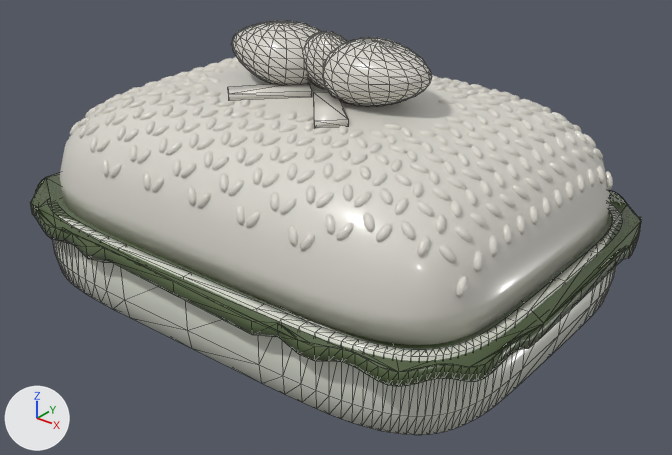
An edit to the glTF model dist/case-study/model/soap-stand-procedural.glb, drawn before and after from the same camera.
Camera for both pictures: a 50 mm lens placed at (0.1292, -0.1585, 0.1133), pointed at (0.0056, -0.004, 0.0175). Arrows for +X, +Y and +Z are at lower left; the lights stay in place. The first picture is the older version. Mesh edges are drawn as thin lines on the coarser meshes. Where no turn or scale is listed for an object, it has been applied to the vertices.

In view in the first picture: 'BaseBand', 'BaseTray', 'LidBow', 'LidGrains', 'LidShell'.
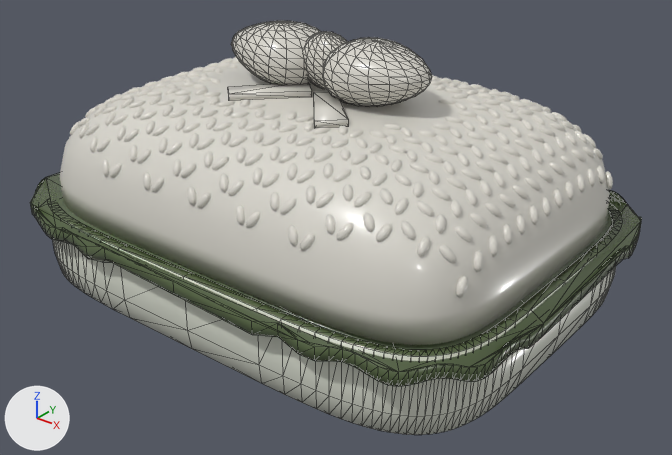
Commit message: fix: give the base cavity its own dark-green material

The change, as a list of edits to the scene's bpy script:
```text
Change me_basetray_001:
    where me_basetray_001.from_pydata(...)  # 896 vertices, 1788 faces; spans x -0.062..0.062, y -0.047..0.047, z 0.0..0.021
    used by ob_basetray; location = (0.0, 0.0, 0.0)
    me_basetray_001 part 1: 1006 of the faces centred in x -0.0613..0.0613, y -0.0463..0.0463, z 0.0021..0.021 switch from mat_limextub (light grey #d6d9cc) to mat_limexsagedeep (dark green #52623e)
```

Pixel boxes (x1, y1, x2, y2) of what changed, in the pictures (672 x 455 px):
part 1 of me_basetray_001, recoloured: (59, 203, 622, 356) in both
